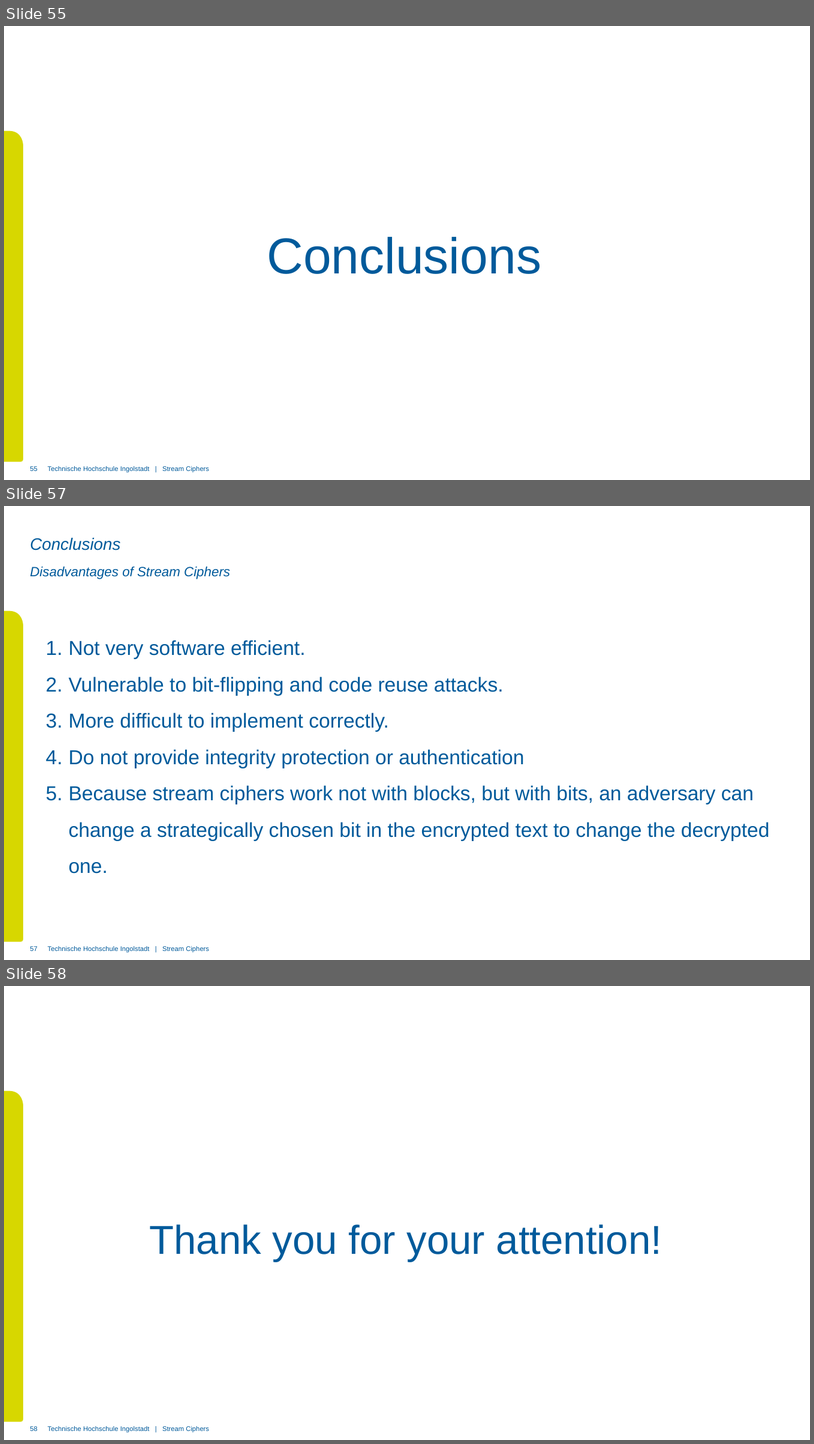
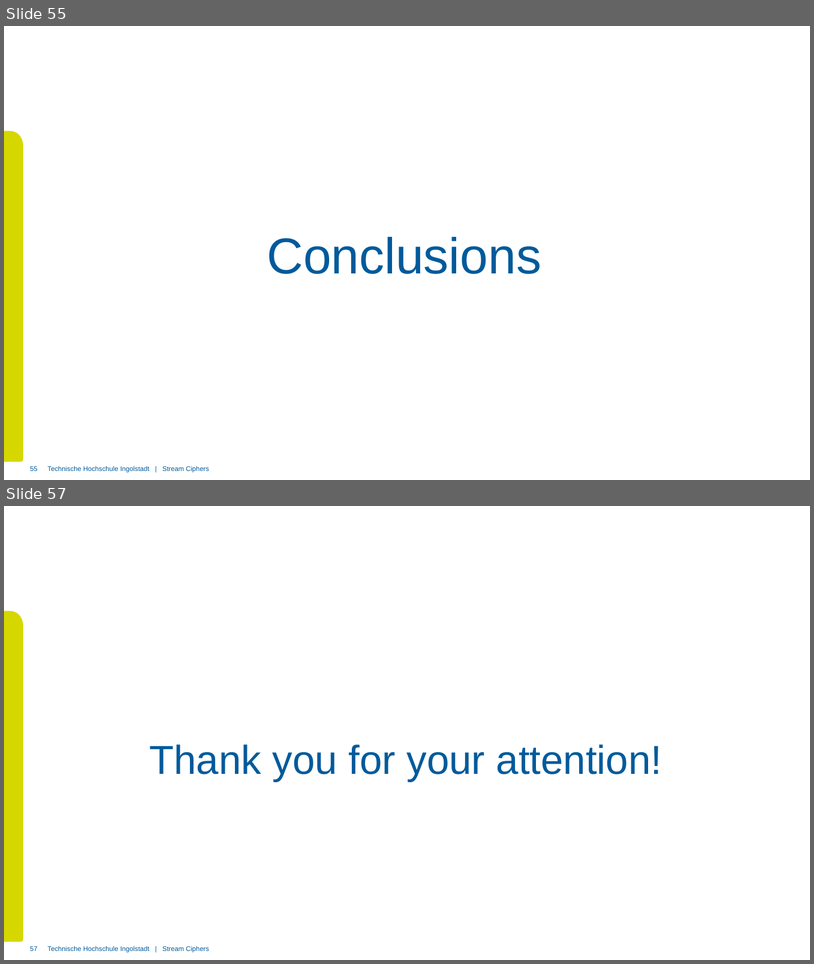
Before and after one commit to xThale/crypto-stream-ciphers, a slide deck: Präsentation/Merged Presentation.pptx. Shown one above the other, each under a label of ours: slides 55, 57 and 58 before the commit, slides 55 and 57 after it; the slides between them are not shown. The pictures are 814x1444 and 814x964 pixels, drawn with LibreOffice and Linux fonts; fonts in the diff are those of the drawing; background and template pictures are left out. Boxes give left, top, right and bottom in pixels: in the first picture for what was removed or moved away, otherwise in the second. Text is boxed around its words. In the diff, an @@ line names an element or a change of style, - is before the commit and + after.

Commit message:
Changed Conclusion

```diff
--- a/Präsentation/Merged Presentation.pptx
+++ b/Präsentation/Merged Presentation.pptx
@@ slide 57 removed at (4, 506, 810, 960), background #FFFFFF; not listed: 2 template elements that a slide beside it also shows @@
@@ title removed at (30, 538, 120, 550) @@
-Conclusions
@@ subtitle removed at (30, 566, 230, 579) @@
-Disadvantages of Stream Ciphers
@@ text removed at (69, 640, 770, 873) @@
-1. Not very software efficient.
-2. Vulnerable to bit-flipping and code reuse attacks.
-3. More difficult to implement correctly.
-4. Do not provide integrity protection or authentication
-5. Because stream ciphers work not with blocks, but with bits, an adversary can change a strategically chosen bit in the encrypted text to change the decrypted one.
@@ page number removed at (30, 946, 37, 951) @@
-57
@@ what was slide 58 is now slide 57 @@
@@ page number at (30, 946, 37, 951): text changed @@
-58
+57
```
Also in this commit, not shown: 3 slides changed, 1 slide added, 1 other slide removed.
